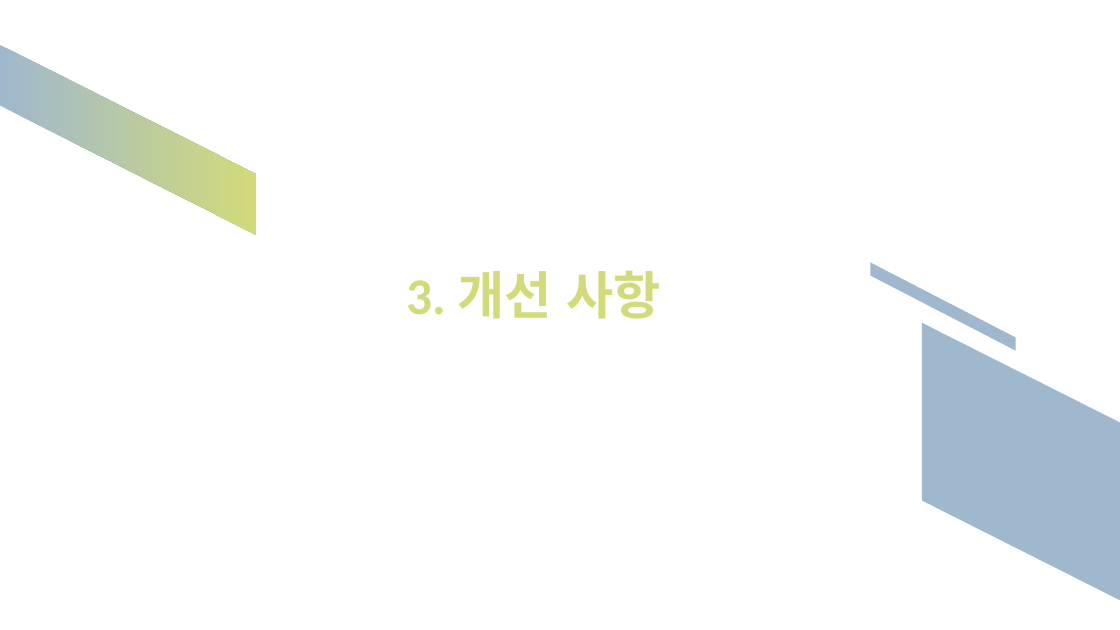
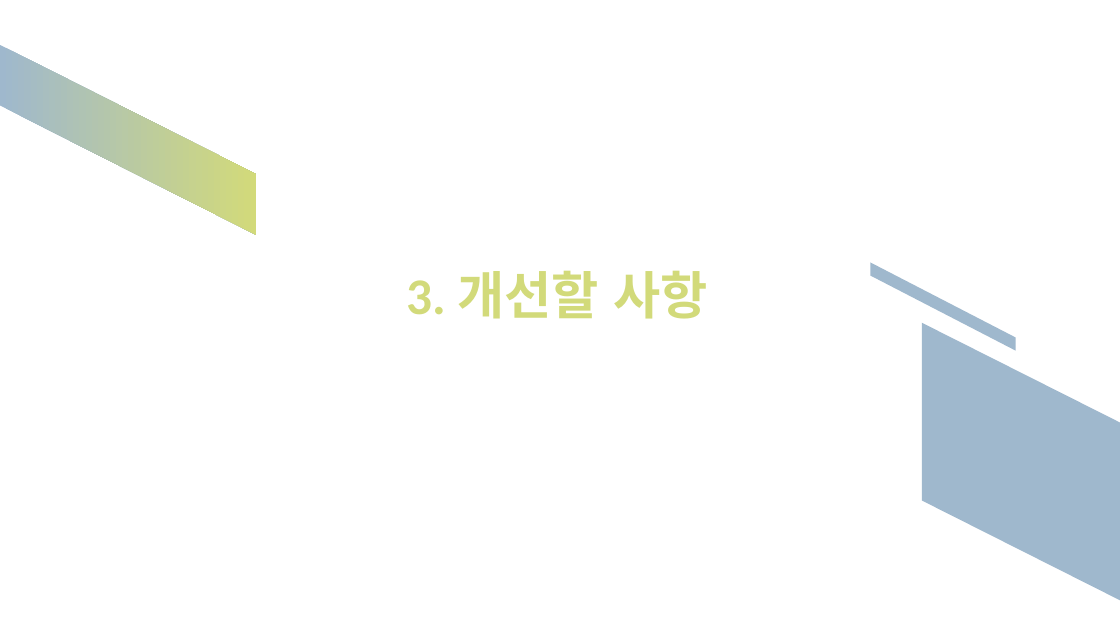
Before and after one commit to yn0315/team-project04, a slide deck: slide 14 of 프로젝트4 발표자료.pptx. Drawn at 1120x630 pixels with LibreOffice and Linux fonts; fonts in the diff are those of the drawing. Boxes give left, top, right and bottom in pixels: in the first picture for what was removed or moved away, otherwise in the second. Text is boxed around its words. In the diff, an @@ line names an element or a change of style, - is before the commit and + after.

```diff
--- a/프로젝트4 발표자료.pptx
+++ b/프로젝트4 발표자료.pptx
@@ text at (406,270,708,319): text changed @@
-3. 개선 사항
+3. 개선할 사항
```
Also in this commit, not shown: 9 other slides changed, 3 other files.
